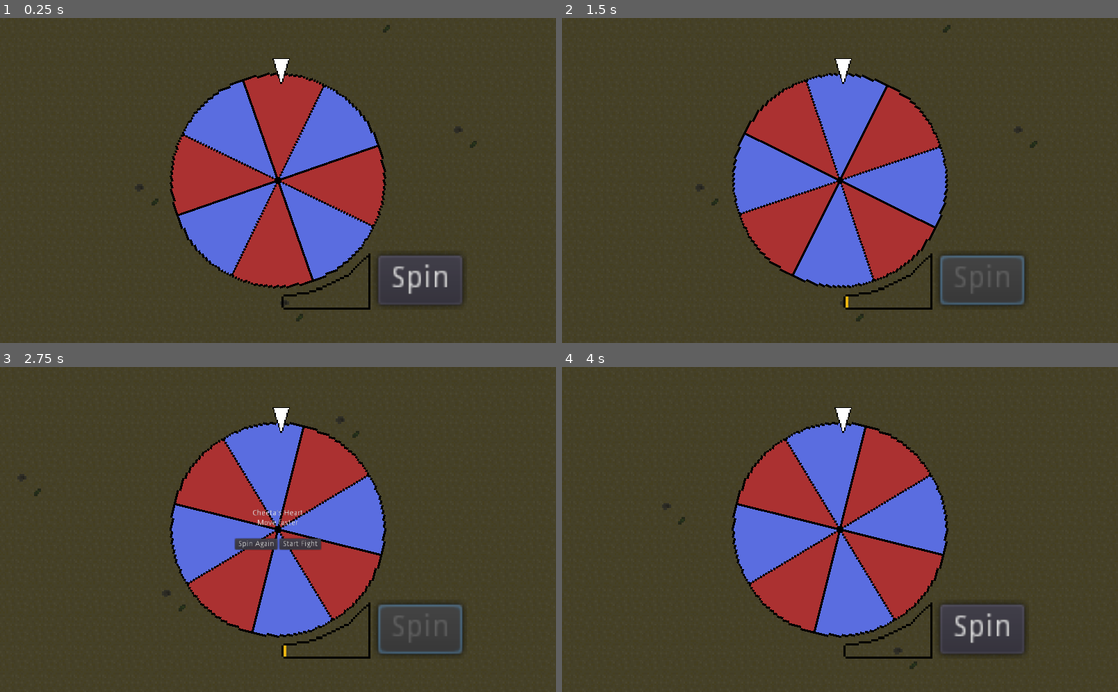
Above: before the commit, frames 1-4 (two rows, left to right).
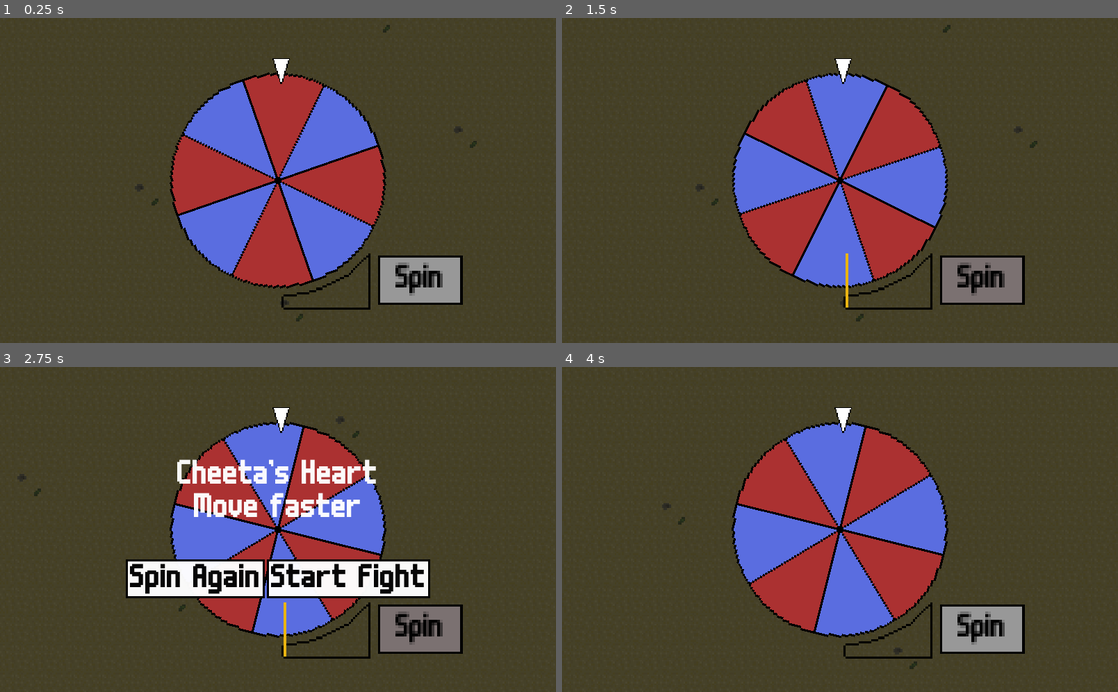
Above: after the commit, the same moments.

Repository: ectucker1/ksufalljam2020
Game: Godot game, scene res://Arena/Arena.tscn
Same seed, same stepped clock (60 frames per second), same inputs: the game is played once before the commit and once after it. The engine's default icon, where the game draws it, is replaced by a stand-in: a white triangle on a blue panel in a dark square.
Inputs (mouse positions are in pixels of both pictures, inside the frame that each line leads up to):
- Up to frame 1 (0.25 s): no input
- Up to frame 2 (1.5 s): click "Spin" at 0.5 s; move the mouse to (962, 164) at 1.27 s; press the mouse at (962, 164) at 1.28 s; hold D (move_right) from 1.28 s (still down)
- Up to frame 3 (2.75 s): move the mouse to (166, 545) at 2.02 s; release D (move_right) at 2.03 s; release the mouse at (166, 545) at 2.03 s; hold S (move_down) from 2.03 s (still down); right-click (166, 545) at 2.1 s
- Up to frame 4 (4 s): release S (move_down) at 2.75 s; click "Spin Again" at 2.75 s; move the mouse to (895, 458) at 3.52 s; press the mouse at (895, 458) at 3.53 s; hold D (move_right) from 3.53 s (still down)

The runs differ from the first frame. In frame 1, 2.2% of the frame differs, in the area x 67-84%, y 73-89%; in frame 2, 2.3%; in frame 3, 12%, in the area x 22-84%, y 28-89%; in frame 4, 2.2%.

Commit message:
Made the wheel spinning buttons look better

Diff:
--- a/player/player.tscn
+++ b/player/player.tscn
@@ -180,12 +180,13 @@
 }
 
 [node name="Sprites" type="Node2D" parent="."]
+z_index = 2
 
 [node name="RightSprite" type="Sprite" parent="Sprites"]
 texture = ExtResource( 2 )
 vframes = 4
 hframes = 3
-frame = 10
+frame = 11
 __meta__ = {
 "_edit_lock_": true
 }
@@ -195,7 +196,7 @@
 texture = ExtResource( 2 )
 vframes = 4
 hframes = 3
-frame = 7
+frame = 8
 __meta__ = {
 "_edit_lock_": true
 }
@@ -205,7 +206,7 @@
 texture = ExtResource( 2 )
 vframes = 4
 hframes = 3
-frame = 4
+frame = 5
 __meta__ = {
 "_edit_lock_": true
 }
@@ -215,7 +216,7 @@
 texture = ExtResource( 2 )
 vframes = 4
 hframes = 3
-frame = 1
+frame = 2
 __meta__ = {
 "_edit_lock_": true
 }
@@ -286,5 +287,4 @@
 [node name="Treads" type="Sprite" parent="."]
 visible = false
 position = Vector2( 0, 6 )
-z_index = -1
 texture = ExtResource( 6 )
--- a/player/status.gd
+++ b/player/status.gd
@@ -6,7 +6,7 @@
 var player
 
 # Define all variables needed to represent status effects
-var health := 50 setget set_health
+var health := 100 setget set_health
 
 var max_speed_mult := 1.0
 var acc_mult := 1.0
--- /dev/null
+++ b/ui/ButtonStyleBase.tres
@@ -0,0 +1,15 @@
+[gd_resource type="StyleBoxTexture" load_steps=2 format=2]
+
+[ext_resource path="res://ui/button.9.png" type="Texture" id=1]
+
+[resource]
+content_margin_left = 0.0
+content_margin_right = 0.0
+content_margin_top = 0.0
+content_margin_bottom = 0.0
+texture = ExtResource( 1 )
+region_rect = Rect2( 0, 0, 18, 18 )
+margin_left = 1.0
+margin_right = 1.0
+margin_top = 1.0
+margin_bottom = 1.0
--- /dev/null
+++ b/ui/ButtonStyleBase2.tres
@@ -0,0 +1,9 @@
+[gd_resource type="StyleBoxFlat" format=2]
+
+[resource]
+bg_color = Color( 1, 1, 1, 1 )
+border_width_left = 4
+border_width_top = 4
+border_width_right = 4
+border_width_bottom = 4
+border_color = Color( 0, 0, 0, 1 )
--- /dev/null
+++ b/ui/ButtonStyleDisabled.tres
@@ -0,0 +1,16 @@
+[gd_resource type="StyleBoxTexture" load_steps=2 format=2]
+
+[ext_resource path="res://ui/button.9.png" type="Texture" id=1]
+
+[resource]
+content_margin_left = 0.0
+content_margin_right = 0.0
+content_margin_top = 0.0
+content_margin_bottom = 0.0
+texture = ExtResource( 1 )
+region_rect = Rect2( 0, 0, 18, 18 )
+margin_left = 1.0
+margin_right = 1.0
+margin_top = 1.0
+margin_bottom = 1.0
+modulate_color = Color( 0.270588, 0.270588, 0.270588, 1 )
--- /dev/null
+++ b/ui/ButtonStyleDisabled2.tres
@@ -0,0 +1,9 @@
+[gd_resource type="StyleBoxFlat" format=2]
+
+[resource]
+bg_color = Color( 0.486275, 0.447059, 0.447059, 1 )
+border_width_left = 4
+border_width_top = 4
+border_width_right = 4
+border_width_bottom = 4
+border_color = Color( 0, 0, 0, 1 )
--- /dev/null
+++ b/ui/ButtonStyleHover.tres
@@ -0,0 +1,9 @@
+[gd_resource type="StyleBoxFlat" format=2]
+
+[resource]
+bg_color = Color( 0.729412, 1, 1, 1 )
+border_width_left = 4
+border_width_top = 4
+border_width_right = 4
+border_width_bottom = 4
+border_color = Color( 0, 0, 0, 1 )
--- /dev/null
+++ b/ui/ButtonStyleHover2.tres
@@ -0,0 +1,9 @@
+[gd_resource type="StyleBoxFlat" format=2]
+
+[resource]
+bg_color = Color( 0.729412, 1, 1, 1 )
+border_width_left = 4
+border_width_top = 4
+border_width_right = 4
+border_width_bottom = 4
+border_color = Color( 0, 0, 0, 1 )
--- /dev/null
+++ b/ui/ButtonStylePressed.tres
@@ -0,0 +1,16 @@
+[gd_resource type="StyleBoxTexture" load_steps=2 format=2]
+
+[ext_resource path="res://ui/button.9.png" type="Texture" id=1]
+
+[resource]
+content_margin_left = 0.0
+content_margin_right = 0.0
+content_margin_top = 0.0
+content_margin_bottom = 0.0
+texture = ExtResource( 1 )
+region_rect = Rect2( 0, 0, 18, 18 )
+margin_left = 1.0
+margin_right = 1.0
+margin_top = 1.0
+margin_bottom = 1.0
+modulate_color = Color( 0.533333, 0.611765, 0.658824, 1 )
--- /dev/null
+++ b/ui/ButtonStylePressed2.tres
@@ -0,0 +1,9 @@
+[gd_resource type="StyleBoxFlat" format=2]
+
+[resource]
+bg_color = Color( 0.415686, 0.568627, 0.568627, 1 )
+border_width_left = 4
+border_width_top = 4
+border_width_right = 4
+border_width_bottom = 4
+border_color = Color( 0, 0, 0, 1 )
--- /dev/null
+++ b/ui/m6size1.tres
@@ -0,0 +1,6 @@
+[gd_resource type="DynamicFont" load_steps=2 format=2]
+
+[ext_resource path="res://ui/m6x11.ttf" type="DynamicFontData" id=1]
+
+[resource]
+font_data = ExtResource( 1 )
--- /dev/null
+++ b/ui/m6size4.tres
@@ -0,0 +1,7 @@
+[gd_resource type="DynamicFont" load_steps=2 format=2]
+
+[ext_resource path="res://ui/m6x11.ttf" type="DynamicFontData" id=1]
+
+[resource]
+size = 64
+font_data = ExtResource( 1 )
--- a/wheel/WheelScreen.tscn
+++ b/wheel/WheelScreen.tscn
@@ -6,6 +6,12 @@
 [ext_resource path="res://wheel/gauge.png" type="Texture" id=4]
 [ext_resource path="res://wheel/gauge_mask.png" type="Texture" id=5]
 [ext_resource path="res://wheel/Gauge.gd" type="Script" id=6]
+[ext_resource path="res://ui/m6size1.tres" type="DynamicFont" id=7]
+[ext_resource path="res://ui/m6size4.tres" type="DynamicFont" id=12]
+[ext_resource path="res://ui/ButtonStyleHover2.tres" type="StyleBox" id=13]
+[ext_resource path="res://ui/ButtonStylePressed2.tres" type="StyleBox" id=14]
+[ext_resource path="res://ui/ButtonStyleDisabled2.tres" type="StyleBox" id=15]
+[ext_resource path="res://ui/ButtonStyleBase2.tres" type="StyleBox" id=16]
 
 [sub_resource type="SegmentShape2D" id=1]
 a = Vector2( 0.0298462, -194.813 )
@@ -38,6 +44,44 @@
 [sub_resource type="SegmentShape2D" id=8]
 a = Vector2( -136.726, -136.521 )
 b = Vector2( 0.0298462, -194.813 )
+
+[sub_resource type="StyleBoxFlat" id=13]
+bg_color = Color( 0.729412, 1, 1, 1 )
+border_width_left = 1
+border_width_top = 1
+border_width_right = 1
+border_width_bottom = 1
+border_color = Color( 0, 0, 0, 1 )
+
+[sub_resource type="StyleBoxFlat" id=14]
+bg_color = Color( 0.415686, 0.568627, 0.568627, 1 )
+border_width_left = 1
+border_width_top = 1
+border_width_right = 1
+border_width_bottom = 1
+border_color = Color( 0, 0, 0, 1 )
+
+[sub_resource type="StyleBoxFlat" id=15]
+border_width_left = 1
+border_width_top = 1
+border_width_right = 1
+border_width_bottom = 1
+border_color = Color( 0, 0, 0, 1 )
+
+[sub_resource type="StyleBoxFlat" id=16]
+bg_color = Color( 0.486275, 0.447059, 0.447059, 1 )
+border_width_left = 1
+border_width_top = 1
+border_width_right = 1
+border_width_bottom = 1
+border_color = Color( 0, 0, 0, 1 )
+
+[sub_resource type="StyleBoxFlat" id=17]
+border_width_left = 1
+border_width_top = 1
+border_width_right = 1
+border_width_bottom = 1
+border_color = Color( 0, 0, 0, 1 )
 
 [sub_resource type="Animation" id=9]
 resource_name = "appear"
@@ -144,7 +188,8 @@
 "values": [ false ]
 }
 
-[sub_resource type="Animation" id=12]
+[sub_resource type="Animation" id=11]
+resource_name = "show_mutation"
 tracks/0/type = "value"
 tracks/0/path = NodePath("MutationDisplay:modulate")
 tracks/0/interp = 1
@@ -170,6 +215,14 @@
 "values": [ true ]
 }
 
+[sub_resource type="StyleBoxFlat" id=20]
+bg_color = Color( 1, 1, 1, 1 )
+border_width_left = 4
+border_width_top = 4
+border_width_right = 4
+border_width_bottom = 4
+border_color = Color( 0, 0, 0, 1 )
+
 [node name="WheelScreen" type="Node2D"]
 pause_mode = 2
 script = ExtResource( 3 )
@@ -247,8 +300,7 @@
 [node name="LineMask" type="Light2D" parent="Gauge"]
 texture = ExtResource( 5 )
 mode = 3
-range_layer_min = 10
-range_layer_max = 10
+range_layer_max = 1
 range_item_cull_mask = 1024
 
 [node name="LineMeter" type="Line2D" parent="Gauge"]
@@ -263,6 +315,18 @@
 margin_top = -11.5
 margin_right = 62.5
 margin_bottom = 11.5
+focus_mode = 0
+custom_styles/hover = SubResource( 13 )
+custom_styles/pressed = SubResource( 14 )
+custom_styles/focus = SubResource( 15 )
+custom_styles/disabled = SubResource( 16 )
+custom_styles/normal = SubResource( 17 )
+custom_fonts/font = ExtResource( 7 )
+custom_colors/font_color_disabled = Color( 0, 0, 0, 1 )
+custom_colors/font_color = Color( 0, 0, 0, 1 )
+custom_colors/font_color_hover = Color( 0, 0, 0, 1 )
+custom_colors/font_color_pressed = Color( 0, 0, 0, 1 )
+enabled_focus_mode = 0
 text = "Spin"
 __meta__ = {
 "_edit_use_anchors_": false
@@ -271,70 +335,101 @@
 [node name="Anim" type="AnimationPlayer" parent="."]
 anims/appear = SubResource( 9 )
 anims/disappear = SubResource( 10 )
-anims/hide_mutation = SubResource( 11 )
-anims/show_mutation = SubResource( 12 )
+anims/hide_mutation = SubResource( 12 )
+anims/show_mutation = SubResource( 11 )
 
 [node name="Camera2D" type="Camera2D" parent="."]
 position = Vector2( 512, 300 )
 
 [node name="MutationDisplay" type="CenterContainer" parent="."]
 visible = false
-modulate = Color( 1, 1, 1, 0 )
 anchor_right = 1.0
 anchor_bottom = 1.0
+margin_top = -0.333344
 margin_right = 1024.0
-margin_bottom = 600.0
+margin_bottom = 599.667
 __meta__ = {
 "_edit_use_anchors_": false
 }
 
 [node name="Layout" type="VBoxContainer" parent="MutationDisplay"]
-margin_left = 433.0
-margin_top = 263.0
-margin_right = 591.0
-margin_bottom = 337.0
+margin_left = 232.0
+margin_top = 237.0
+margin_right = 792.0
+margin_bottom = 363.0
 __meta__ = {
 "_edit_use_anchors_": false
 }
 
 [node name="MutationName" type="Label" parent="MutationDisplay/Layout"]
-margin_right = 158.0
+margin_right = 560.0
 margin_bottom = 14.0
+custom_fonts/font = ExtResource( 12 )
 text = "Mutation Name"
 align = 1
 
 [node name="MutationDescription" type="Label" parent="MutationDisplay/Layout"]
 margin_top = 18.0
-margin_right = 158.0
+margin_right = 560.0
 margin_bottom = 32.0
+custom_fonts/font = ExtResource( 12 )
 text = "Description"
 align = 1
 
 [node name="MutationBinding" type="Label" parent="MutationDisplay/Layout"]
 margin_top = 36.0
-margin_right = 158.0
+margin_right = 560.0
 margin_bottom = 50.0
+custom_fonts/font = ExtResource( 12 )
 text = "Bound to M1"
 align = 1
 
-[node name="GridContainer" type="GridContainer" parent="MutationDisplay/Layout"]
+[node name="CenterContainer" type="CenterContainer" parent="MutationDisplay/Layout"]
 margin_top = 54.0
-margin_right = 158.0
-margin_bottom = 74.0
+margin_right = 560.0
+margin_bottom = 126.0
+
+[node name="GridContainer" type="GridContainer" parent="MutationDisplay/Layout/CenterContainer"]
+margin_right = 560.0
+margin_bottom = 72.0
 columns = 2
 
-[node name="AgainButton" type="Button" parent="MutationDisplay/Layout/GridContainer"]
-margin_right = 78.0
-margin_bottom = 20.0
+[node name="AgainButton" type="Button" parent="MutationDisplay/Layout/CenterContainer/GridContainer"]
+margin_right = 256.0
+margin_bottom = 72.0
+rect_min_size = Vector2( 256, 72 )
+focus_mode = 0
+custom_styles/hover = ExtResource( 13 )
+custom_styles/pressed = ExtResource( 14 )
+custom_styles/focus = SubResource( 20 )
+custom_styles/disabled = ExtResource( 15 )
+custom_styles/normal = ExtResource( 16 )
+custom_fonts/font = ExtResource( 12 )
+custom_colors/font_color_disabled = Color( 0, 0, 0, 1 )
+custom_colors/font_color = Color( 0, 0, 0, 1 )
+custom_colors/font_color_hover = Color( 0, 0, 0, 1 )
+enabled_focus_mode = 0
 text = "Spin Again"
 
-[node name="StartButton" type="Button" parent="MutationDisplay/Layout/GridContainer"]
-margin_left = 82.0
-margin_right = 158.0
-margin_bottom = 20.0
+[node name="StartButton" type="Button" parent="MutationDisplay/Layout/CenterContainer/GridContainer"]
+margin_left = 260.0
+margin_right = 560.0
+margin_bottom = 72.0
+rect_min_size = Vector2( 300, 0 )
+focus_mode = 0
+custom_styles/hover = ExtResource( 13 )
+custom_styles/pressed = ExtResource( 14 )
+custom_styles/focus = ExtResource( 16 )
+custom_styles/disabled = ExtResource( 15 )
+custom_styles/normal = ExtResource( 16 )
+custom_fonts/font = ExtResource( 12 )
+custom_colors/font_color_disabled = Color( 0, 0, 0, 1 )
+custom_colors/font_color = Color( 0, 0, 0, 1 )
+custom_colors/font_color_hover = Color( 0, 0, 0, 1 )
+enabled_focus_mode = 0
 text = "Start Fight"
 [connection signal="gauge_released" from="Gauge" to="." method="_on_Gauge_gauge_released"]
 [connection signal="button_down" from="Gauge/Button" to="Gauge" method="_on_Button_button_down"]
 [connection signal="button_up" from="Gauge/Button" to="Gauge" method="_on_Button_button_up"]
-[connection signal="pressed" from="MutationDisplay/Layout/GridContainer/AgainButton" to="." method="_on_AgainButton_pressed"]
-[connection signal="pressed" from="MutationDisplay/Layout/GridContainer/StartButton" to="." method="_on_StartButton_pressed"]
+[connection signal="pressed" from="MutationDisplay/Layout/CenterContainer/GridContainer/AgainButton" to="." method="_on_AgainButton_pressed"]
+[connection signal="pressed" from="MutationDisplay/Layout/CenterContainer/GridContainer/StartButton" to="." method="_on_StartButton_pressed"]
Binary file added: ui/Silver.ttf
Binary file added: ui/button.9.png
Not shown, added: ui/button.9.png.import
Binary file added: ui/m6x11.ttf
Not shown: 2 places in wheel/WheelScreen.tscn that only renumber resources
